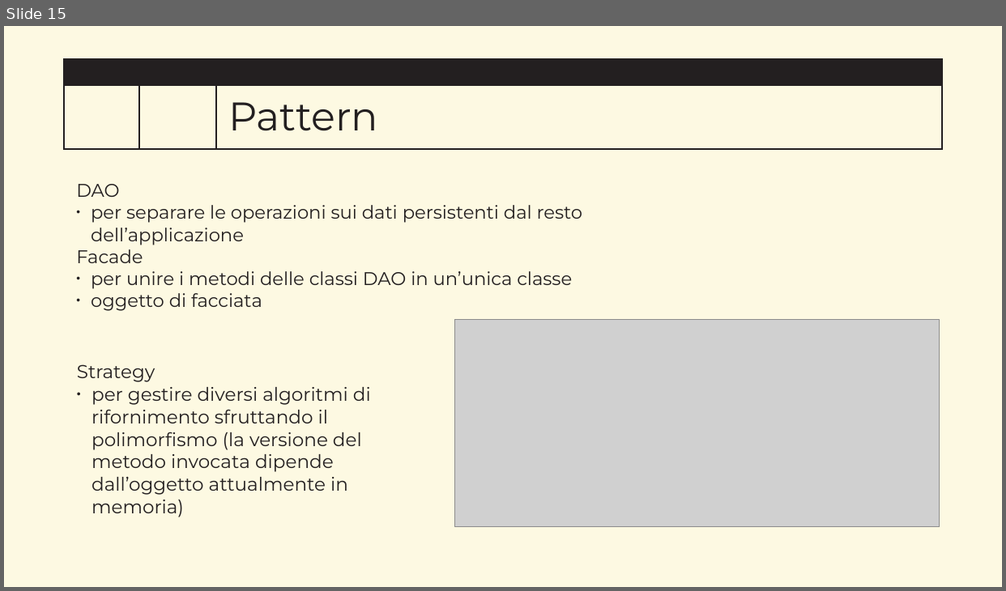
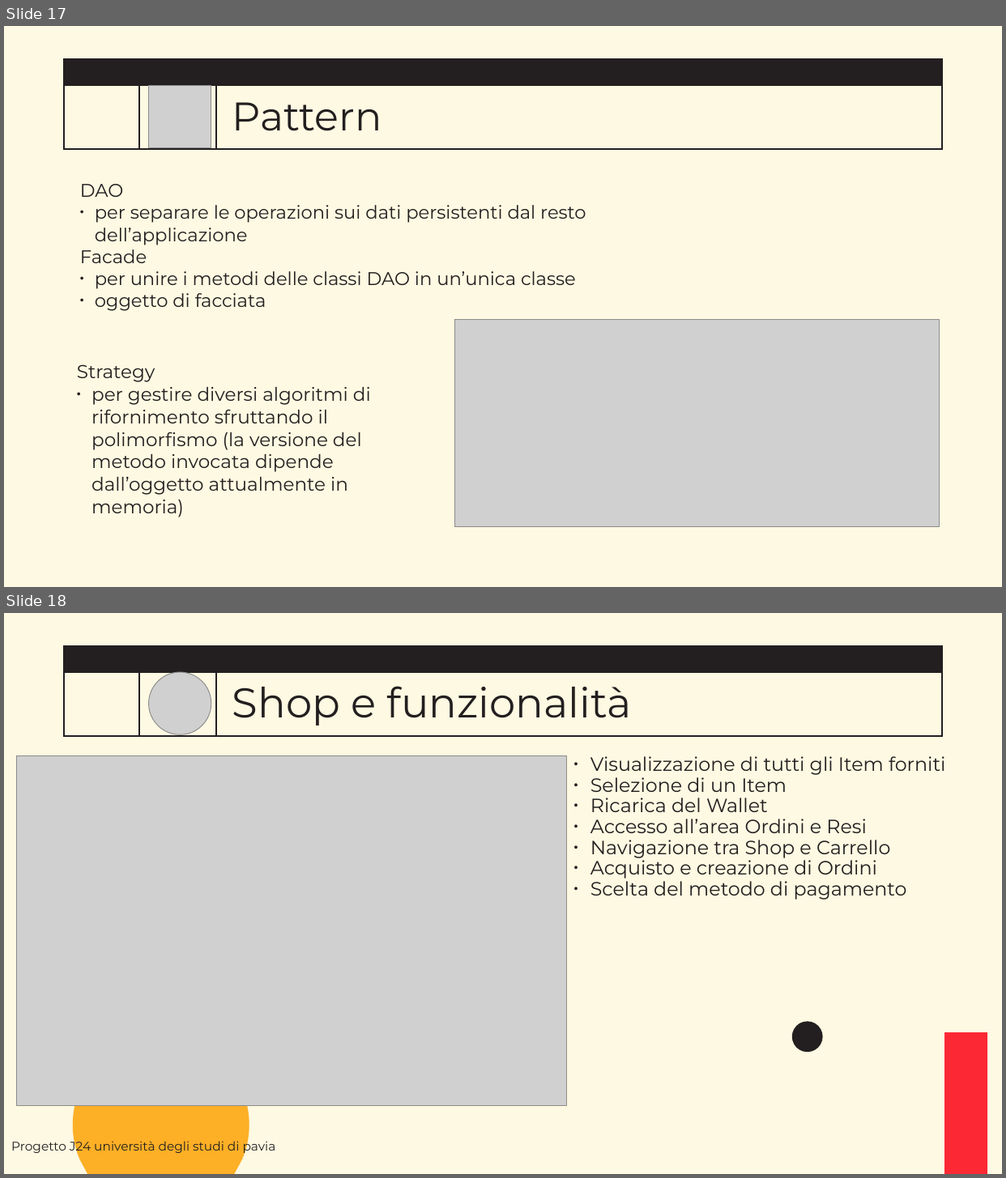
Before and after one commit to IngSW-unipv/Progetto-J24, a slide deck: doc/Presentation.pptx. Shown one above the other, each under a label of ours: slide 15 before the commit, slides 17 and 18 after it. The pictures are 1006x591 and 1006x1178 pixels, drawn with LibreOffice and Linux fonts; fonts in the diff are those of the drawing; grey boxes stand for pictures; background and template pictures are left out. Boxes give left, top, right and bottom in pixels: in the first picture for what was removed or moved away, otherwise in the second. Text is boxed around its words. In the diff, an @@ line names an element or a change of style, - is before the commit and + after.

```diff
--- a/doc/Presentation.pptx
+++ b/doc/Presentation.pptx
@@ slide 18 added at [4,613,1002,1174], background #FDF9E2; not listed: 4 template elements that a slide beside it also shows @@
@@ picture added at [148,672,211,735] @@
@@ title added at [232,686,632,726], 40 pt, text #231F20 @@
+Shop e funzionalità
@@ picture added at [16,756,566,1105] @@
@@ text added at [590,756,945,900], 18.5 pt, text #231F20 @@
+• Visualizzazione di tutti gli Item forniti
+• Selezione di un Item
+• Ricarica del Wallet
+• Accesso all’area Ordini e Resi
+• Navigazione tra Shop e Carrello
+• Acquisto e creazione di Ordini
+• Scelta del metodo di pagamento
@@ ellipse added at [792,1022,823,1053], fill #231F20 @@
@@ freeform shape added at [73,1037,249,1174], fill #FEA000 at 83% opacity @@
@@ freeform shape added at [944,1033,987,1174], fill #FC2834, outline #FC2834 0.22 pt @@
@@ text added at [11,1139,276,1155], 12 pt, text #231F20 @@
+Progetto J24 università degli studi di pavia
@@ what was slide 15 is now slide 17 @@
@@ slide 17 changed as well @@
@@ picture added at [148,85,211,148] @@
@@ title "Pattern": place and size @@
-title "Pattern" at [228,102,378,131]
+title "Pattern" at [232,102,382,131]
@@ text "DAO": place and size @@
-text "DAO" at [76,184,582,311]
+text "DAO" at [80,184,586,311]
```
Also in this commit, not shown: 10 other slides changed, 8 other slides added, 5 slides removed, 2 other files.
